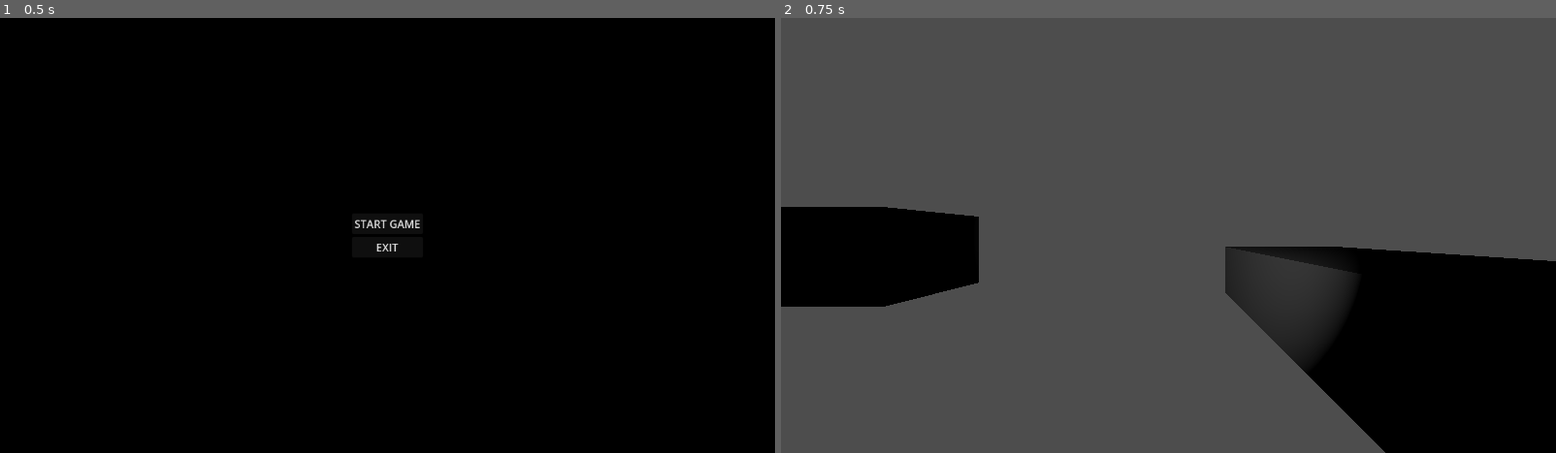
Above: before the commit, frames 1-2 (left to right).
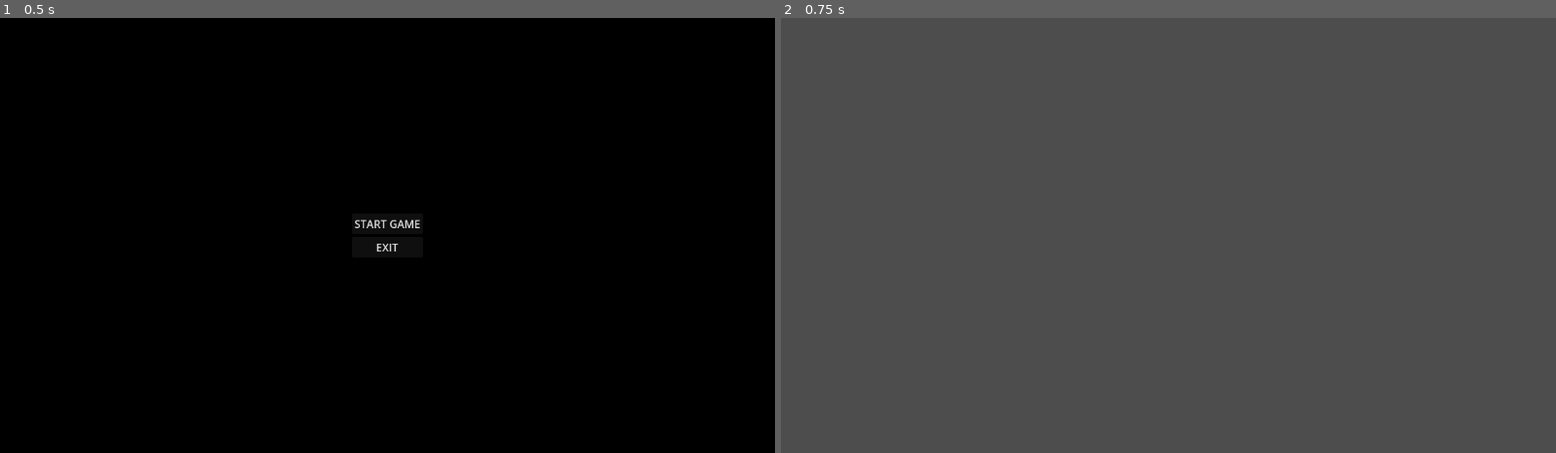
Above: after the commit, the same moments.

Repository: EvesTwisted/WorldHorror
Game: Godot game, scene res://scenes/ui/main_menu.tscn
Two runs of this game, one before a commit and one after it. Both use one fixed random seed, a clock stepped at 60 frames per second and the inputs below.
Inputs:
- Up to frame 1 (0.5 s): no input
- Up to frame 2 (0.75 s): click "START GAME" at 0.5 s

Frame 1 is identical in both runs. In frame 2, 21% of the frame differs, in the area x 0-100%, y 43-100%.
Error before the commit: Invalid access to property or key 'transform' on a base object of type 'null instance'. (res://03_Actors/Player/player.gd:53)

Commit message:
refactor: Flatten player hierarchy to fix instantiation bug

Diff:
--- a/03_Actors/Player/Eve_Player.tscn
+++ b/03_Actors/Player/Eve_Player.tscn
@@ -18,15 +18,11 @@
 mesh = SubResource("CylinderMesh_Shadow")
 cast_shadow = 2 # Shadows Only
 
-[node name="HeadPivot" type="Node3D" parent="."]
+[node name="Camera3D" type="Camera3D" parent="."]
 transform = Transform3D(1, 0, 0, 0, 1, 0, 0, 0, 1, 0, 1.7, 0)
-
-[node name="Camera3D" type="Camera3D" parent="HeadPivot"]
-
 near = 0.01
 
-[node name="Flashlight" type="SpotLight3D" parent="HeadPivot/Camera3D"]
-
+[node name="Flashlight" type="SpotLight3D" parent="Camera3D"]
 light_energy = 1.5
 light_volumetric_fog_energy = 2.0
 spot_range = 20.0
--- a/03_Actors/Player/player.gd
+++ b/03_Actors/Player/player.gd
@@ -16,9 +16,8 @@
 @export_group("Vaulting")
 @export var vault_duration: float = 0.5
 
-@onready var head_pivot = $HeadPivot
-@onready var camera = $HeadPivot/Camera3D
-@onready var flashlight = $HeadPivot/Camera3D/Flashlight
+@onready var camera = $Camera3D
+@onready var flashlight = $Camera3D/Flashlight
 @onready var ledge_detector = $LedgeDetector
 @onready var ledge_validator = $LedgeValidator
 
@@ -31,8 +30,9 @@
 
 func _unhandled_input(event: InputEvent) -> void:
 	if event is InputEventMouseMotion:
-		head_pivot.rotate_y(deg_to_rad(-event.relative.x * mouse_sensitivity))
-		camera.rotation.x = clamp(camera.rotation.x + deg_to_rad(-event.relative.y * mouse_sensitivity), deg_to_rad(-80), deg_to_rad(80))
+		rotate_y(deg_to_rad(-event.relative.x * mouse_sensitivity))
+		camera.rotate_x(deg_to_rad(-event.relative.y * mouse_sensitivity))
+		camera.rotation.x = clamp(camera.rotation.x, deg_to_rad(-80), deg_to_rad(80))
 
 	if event.is_action_just_pressed("flashlight"):
 		flashlight.visible = not flashlight.visible
@@ -50,7 +50,7 @@
 
 	# Movement
 	var input_dir = Input.get_vector("move_left", "move_right", "move_forward", "move_backward")
-	var direction = (head_pivot.transform.basis * Vector3(input_dir.x, 0, input_dir.y)).normalized()
+	var direction = (transform.basis * Vector3(input_dir.x, 0, input_dir.y)).normalized()
 	var is_sprinting = Input.is_action_pressed("sprint")
 	var speed = sprint_speed if is_sprinting else walk_speed
 
